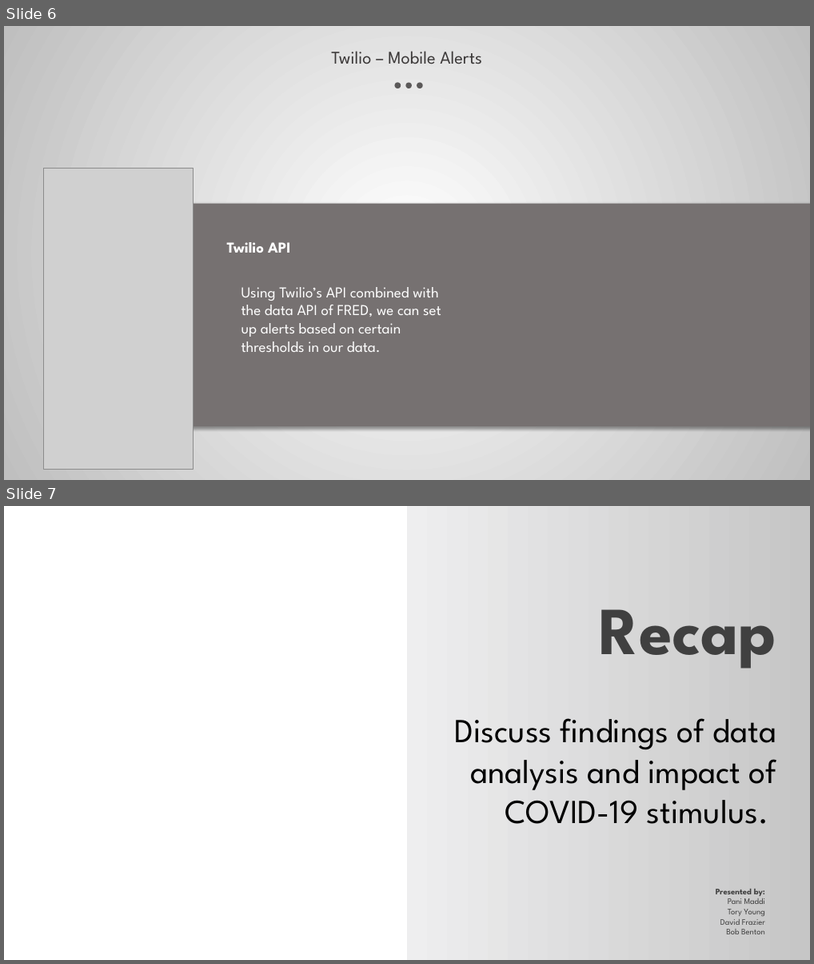
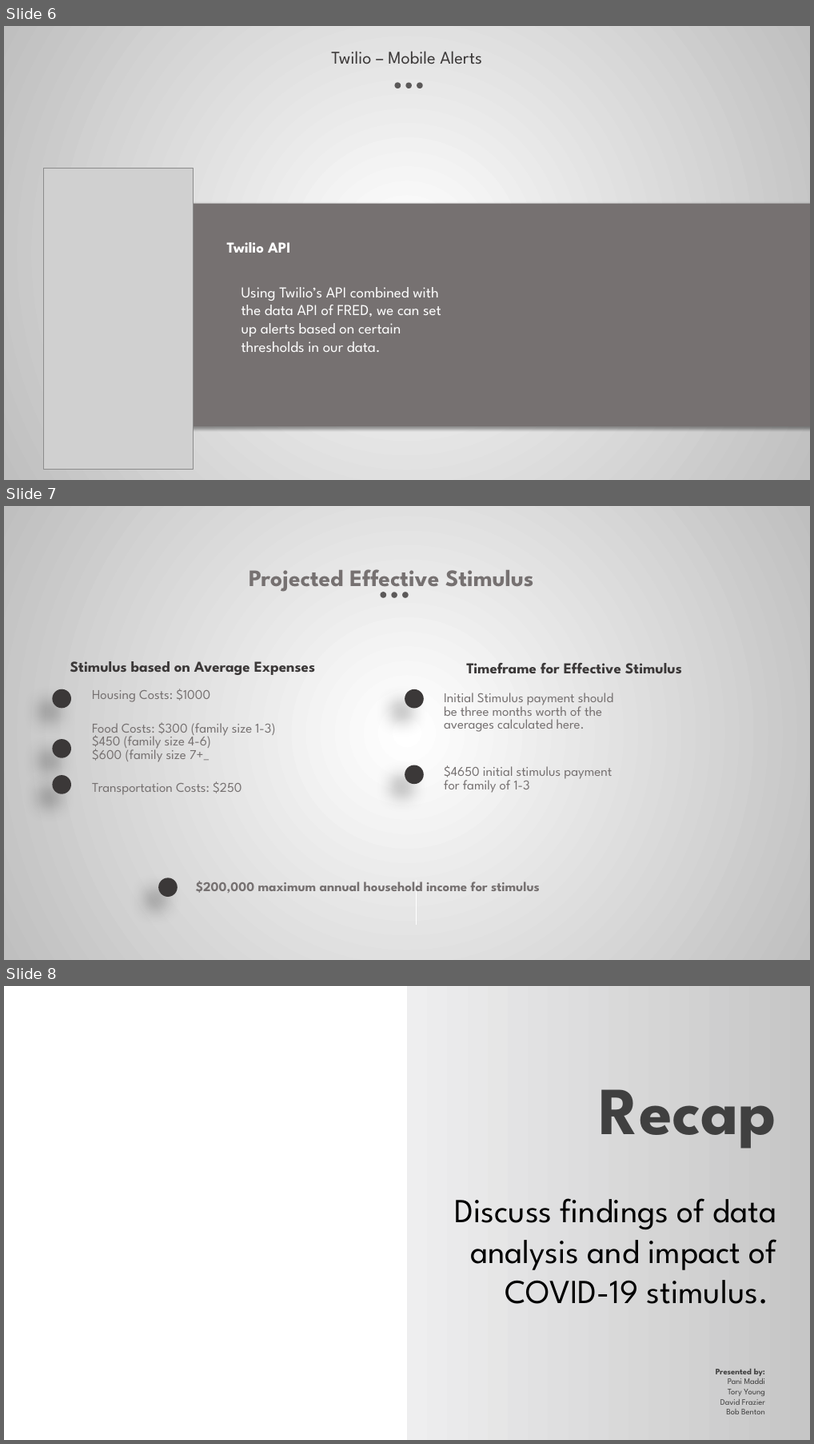
Before and after one commit to tyoung65/Econimic_Stimulus_Research-, a slide deck: ECONOMIC STIMULUS IMPACTS.pptx. Shown one above the other, each under a label of ours: slides 6 and 7 before the commit, slides 6, 7 and 8 after it. The pictures are 814x964 and 814x1444 pixels, drawn with LibreOffice and Linux fonts; fonts in the diff are those of the drawing; grey boxes stand for pictures; background and template pictures are left out. Boxes give left, top, right and bottom in pixels: in the first picture for what was removed or moved away, otherwise in the second. Text is boxed around its words. In the diff, an @@ line names an element or a change of style, - is before the commit and + after.

Commit message:
adding recap slide to pptx

```diff
--- a/ECONOMIC STIMULUS IMPACTS.pptx
+++ b/ECONOMIC STIMULUS IMPACTS.pptx
@@ slide 7 added at (4, 506, 810, 960), background gradient #FFFFFF to #BFBFBF @@
@@ group added at (249, 569, 534, 598): 3 ellipses, 1 text @@
+Projected Effective Stimulus
@@ text added at (70, 661, 315, 675), 18 pt, text #3B3838, bold @@
+Stimulus based on Average Expenses
@@ text added at (466, 663, 682, 674), 18 pt, text #3B3838, bold @@
+Timeframe for Effective Stimulus
@@ ellipse added at (52, 689, 71, 708), fill #3B3838 @@
@@ text added at (92, 688, 210, 702), 16 pt, text #767171 @@
+Housing Costs: $1000
@@ ellipse added at (405, 689, 424, 708), fill #3B3838 @@
@@ text added at (444, 692, 614, 732), 16 pt, text #767171 @@
+Initial Stimulus payment should be three months worth of the averages calculated here.
@@ ellipse added at (52, 739, 71, 758), fill #3B3838 @@
@@ text added at (92, 722, 275, 761), 16 pt, text #767171 @@
+Food Costs: $300 (family size 1-3)
+$450 (family size 4-6)
+$600 (family size 7+_
@@ ellipse added at (405, 765, 424, 784), fill #3B3838 @@
@@ text added at (444, 765, 612, 792), 16 pt, text #767171 @@
+$4650 initial stimulus payment for family of 1-3
@@ ellipse added at (52, 776, 71, 794), fill #3B3838 @@
@@ text added at (92, 781, 242, 795), 16 pt, text #767171 @@
+Transportation Costs: $250
@@ ellipse added at (159, 877, 178, 896), fill #3B3838 @@
@@ text added at (196, 880, 540, 892), 16 pt, text #767171, bold @@
+$200,000 maximum annual household income for stimulus
@@ line added from (416, 880) to (416, 924), #FFFFFF 1 pt @@
@@ what was slide 7 is now slide 8 @@
```
